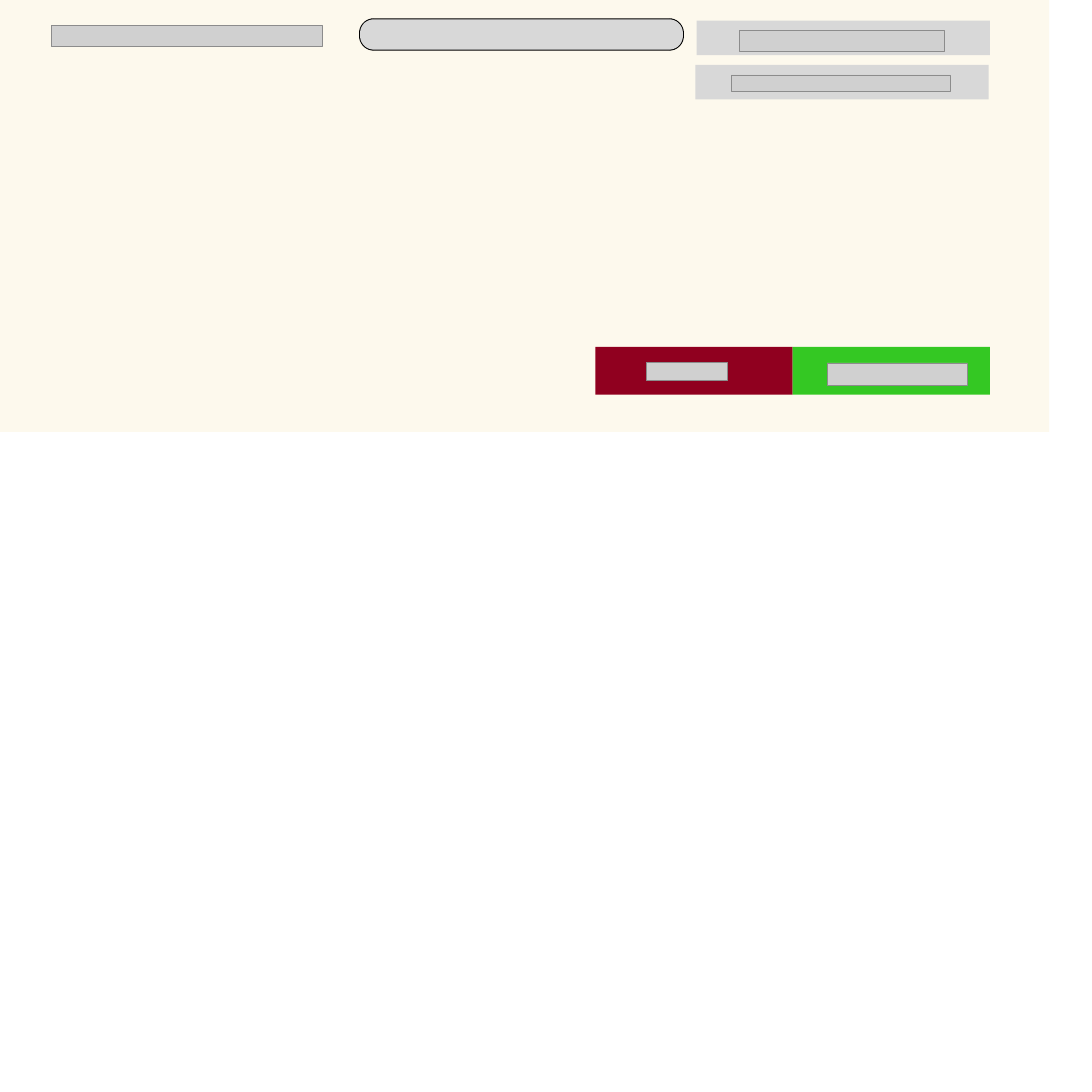
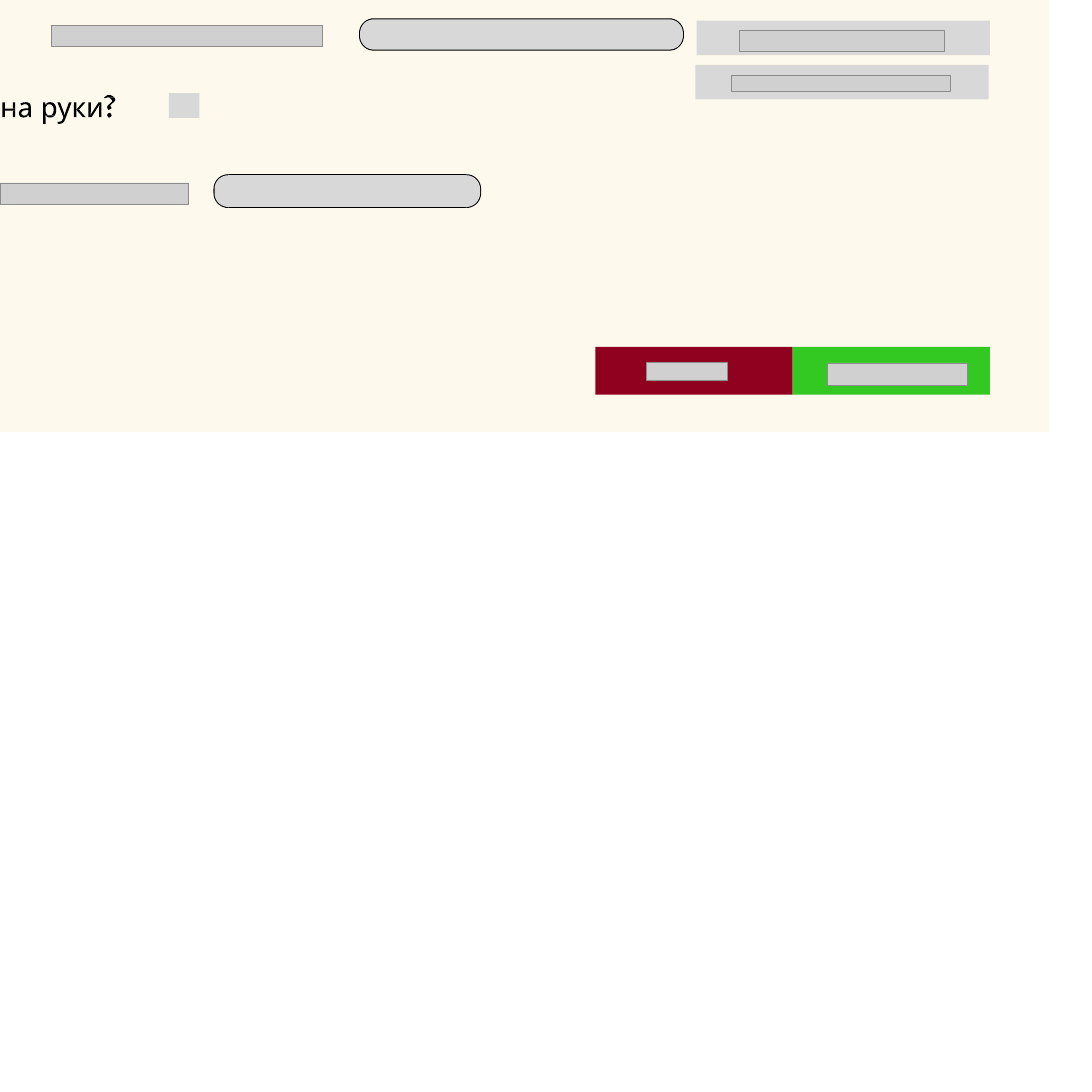
Before and after one commit to mmonastyrskiy/5_sem, a slide deck: slide 19 of Стандартизация/Design/all.pptx. Drawn at 1092x1092 pixels with LibreOffice and Linux fonts; fonts in the diff are those of the drawing; grey boxes stand for pictures. Boxes give left, top, right and bottom in pixels: in the first picture for what was removed or moved away, otherwise in the second. Text is boxed around its words. In the diff, an @@ line names an element or a change of style, - is before the commit and + after.

```diff
--- a/Стандартизация/Design/all.pptx
+++ b/Стандартизация/Design/all.pptx
@@ freeform shape added at (2, 95, 115, 124), fill #000000 @@
@@ freeform shape added at (169, 93, 199, 118), fill #D8D8D8 @@
@@ freeform shape added at (214, 174, 481, 208), fill #000000 @@
@@ freeform shape added at (215, 175, 480, 207), fill #D8D8D8 @@
@@ picture added at (0, 183, 189, 205) @@
```
Also in this commit, not shown: 1 slide added, 2 other files.
